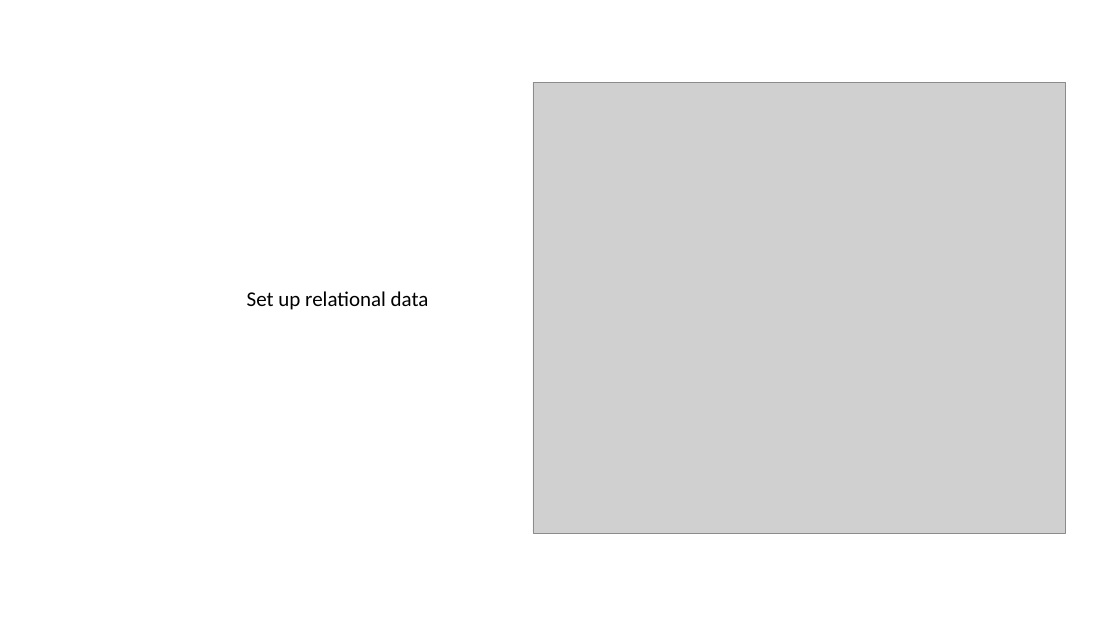
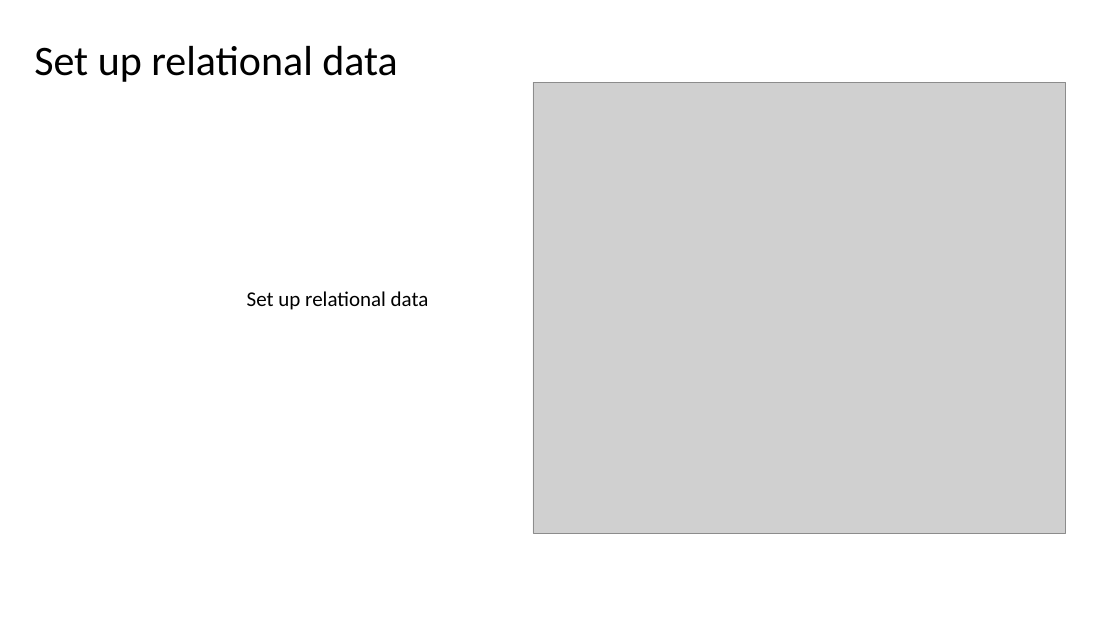
Before and after one commit to engineergrowth/Helpful-Stuff, a slide deck: slide 13 of PRISMA.pptx (slide 11 before the commit). Drawn at 1120x630 pixels with LibreOffice and Linux fonts; fonts in the diff are those of the drawing; grey boxes stand for pictures. Boxes give left, top, right and bottom in pixels: in the first picture for what was removed or moved away, otherwise in the second. Text is boxed around its words. In the diff, an @@ line names an element or a change of style, - is before the commit and + after.

```diff
--- a/PRISMA.pptx
+++ b/PRISMA.pptx
@@ text added at bbox=[34, 46, 397, 82], 36 pt, text #000000 @@
+Set up relational data
```
Also in this commit, not shown: 11 other slides changed, 2 slides added.
